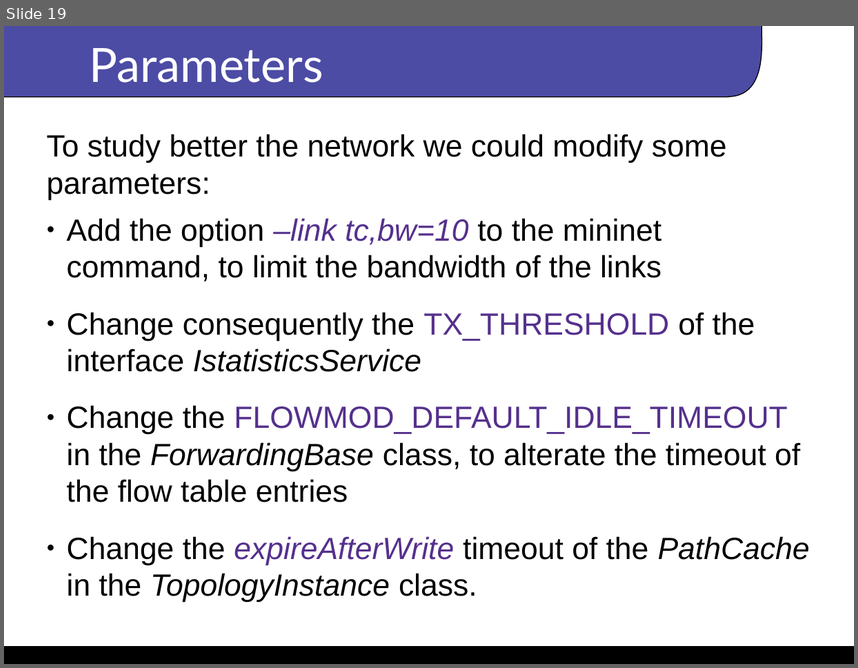
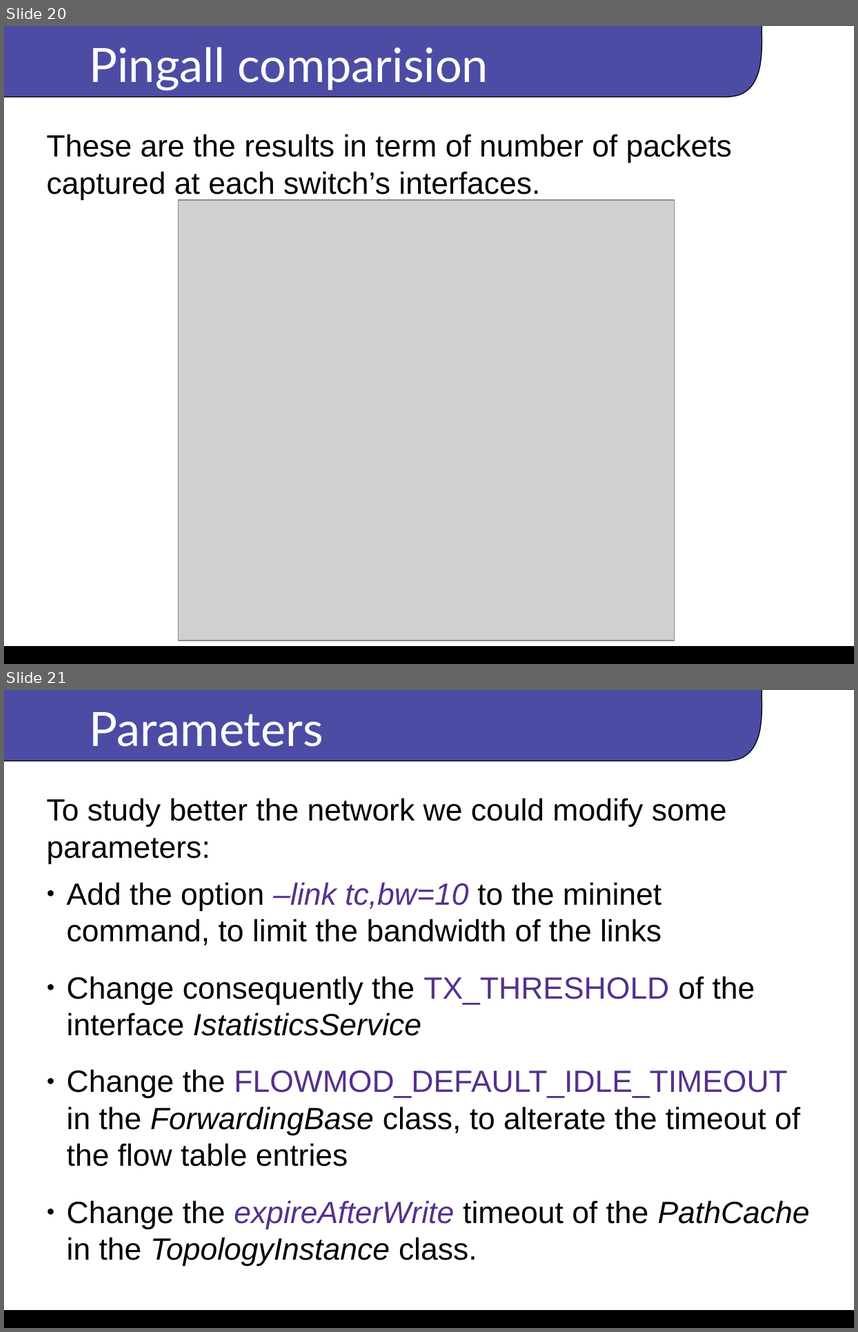
Before and after one commit to alicenannini/floodlight_project, a slide deck: presentation/project_anaws.odp. Shown one above the other, each under a label of ours: slide 19 before the commit, slides 20 and 21 after it. The pictures are 858x668 and 858x1332 pixels, drawn with LibreOffice and Linux fonts; fonts in the diff are those of the drawing; grey boxes stand for pictures; background and template pictures are left out. Boxes give left, top, right and bottom in pixels: in the first picture for what was removed or moved away, otherwise in the second. Text is boxed around its words. In the diff, an @@ line names an element or a change of style, - is before the commit and + after.

```diff
--- a/presentation/project_anaws.odp
+++ b/presentation/project_anaws.odp
@@ slide 20 added at (4,26,854,664), background #FFFFFF; not listed: 4 template elements that a slide beside it also shows @@
@@ text added at (90,47,488,91), 40 pt, text #FFFFFF @@
+Pingall comparision
@@ subtitle added at (47,134,732,200), 26 pt, text #000000 @@
+These are the results in term of number of packets captured at each switch’s interfaces.
@@ picture added at (179,201,675,641) @@
@@ page number added at (5,641,854,664), 11 pt, text #FFFFFF @@
+20
@@ what was slide 19 is now slide 21 @@
```
Also in this commit, not shown: 4 slides changed, 2 other slides added, 1 slide removed, 1 other file.
